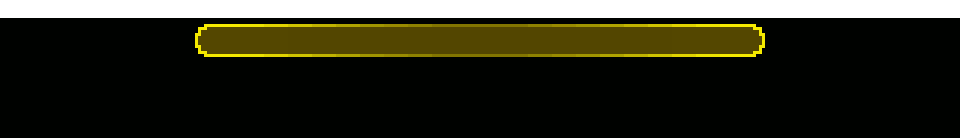
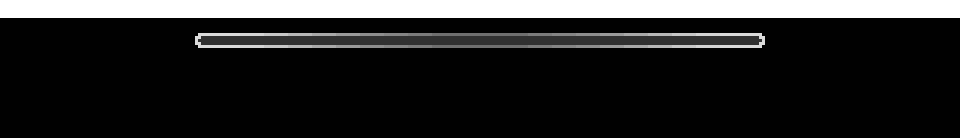
Before/after of a (960, 138) layered artwork. What changed in the layer stack:
painted on "border" over [195, 24, 765, 57]
added layer "bg" above "black" over [195, 33, 765, 48]
renamed "bg" to "black", painted on it over [195, 24, 765, 57]
